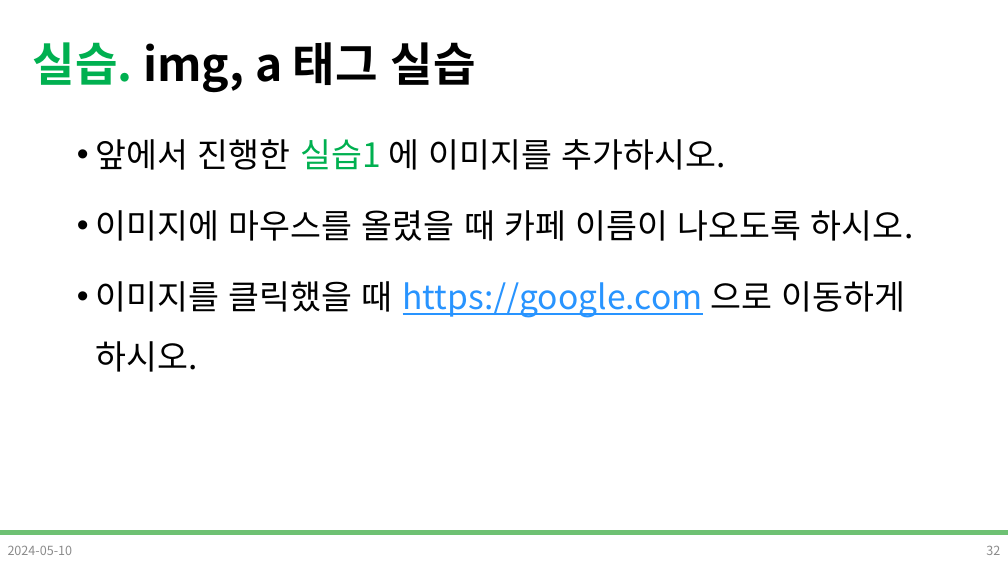
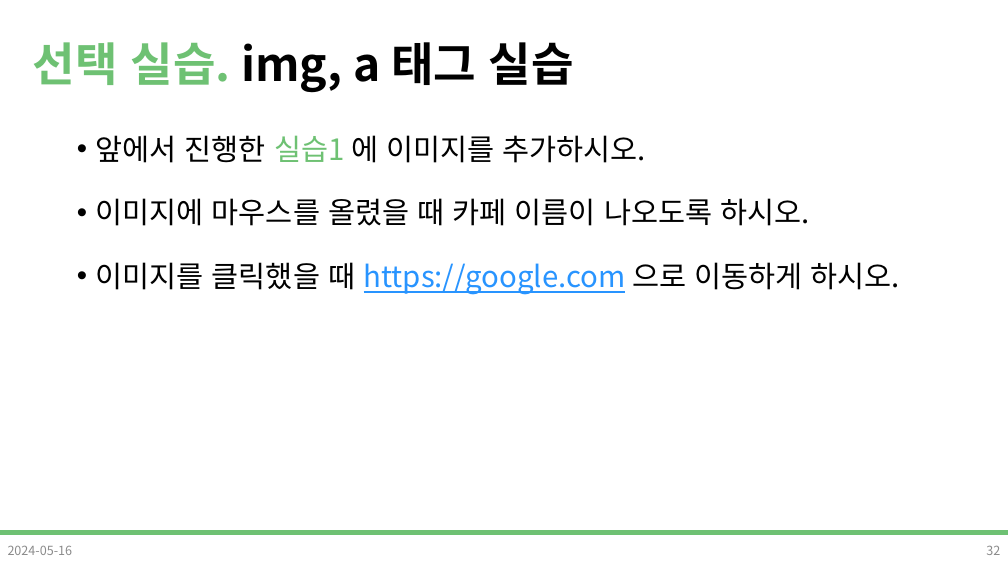
Before and after one commit to DevDamon0527/SeSAC_Yeongdeungpo_Campus_6th, a slide deck: slide 32 of material/[SeSAC_YDP_6] 02_HTML.pptx. Drawn at 1008x567 pixels with LibreOffice and Linux fonts; fonts in the diff are those of the drawing; background and template pictures are left out. Boxes give left, top, right and bottom in pixels: in the first picture for what was removed or moved away, otherwise in the second. Text is boxed around its words. In the diff, an @@ line names an element or a change of style, - is before the commit and + after.

Commit message:
HTML ppt 수정 (실습)

```diff
--- a/material/[SeSAC_YDP_6] 02_HTML.pptx
+++ b/material/[SeSAC_YDP_6] 02_HTML.pptx
@@ title at (33, 42, 574, 92): text changed @@
-실습. img, a 태그 실습
+선택 실습. img, a 태그 실습
@@ text "앞에서 진행한 실습1 에 이미지를 ..." at (96, 135, 900, 295): size 32 to 28 pt; text colour #00B050 to #6EC173 in "실습1" @@
@@ text at (8, 546, 73, 555): text changed @@
-2024-05-10
+2024-05-16
```
Also in this commit, not shown: 37 other slides changed, 4 slides added, 3 slides removed.
